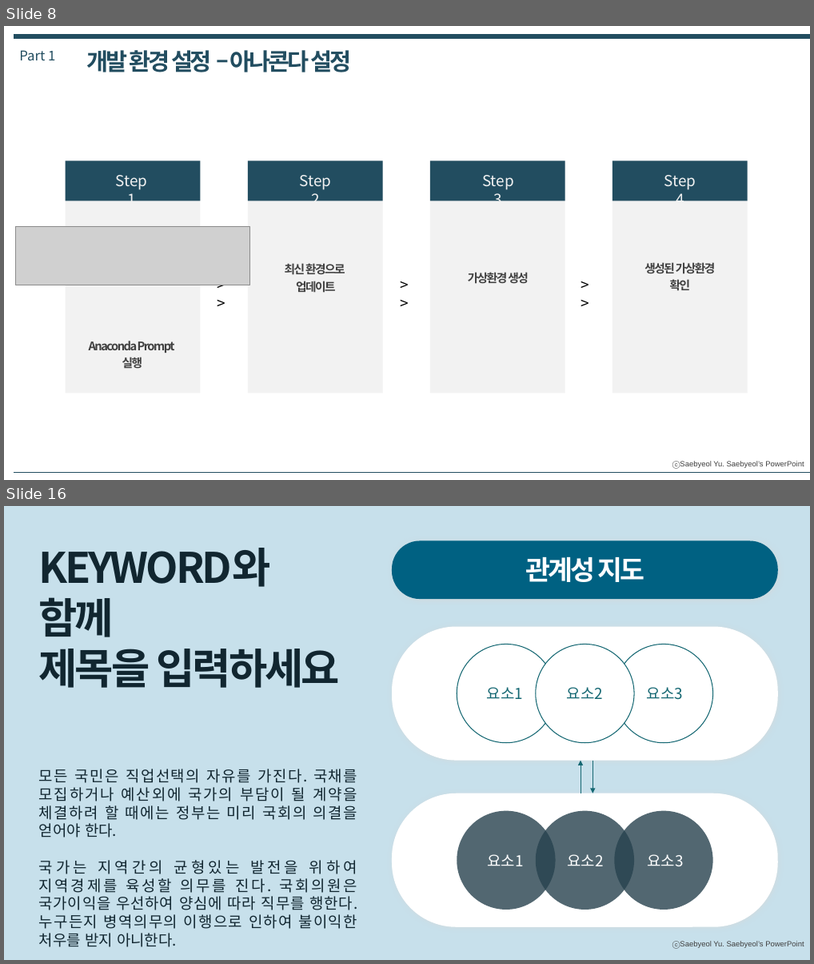
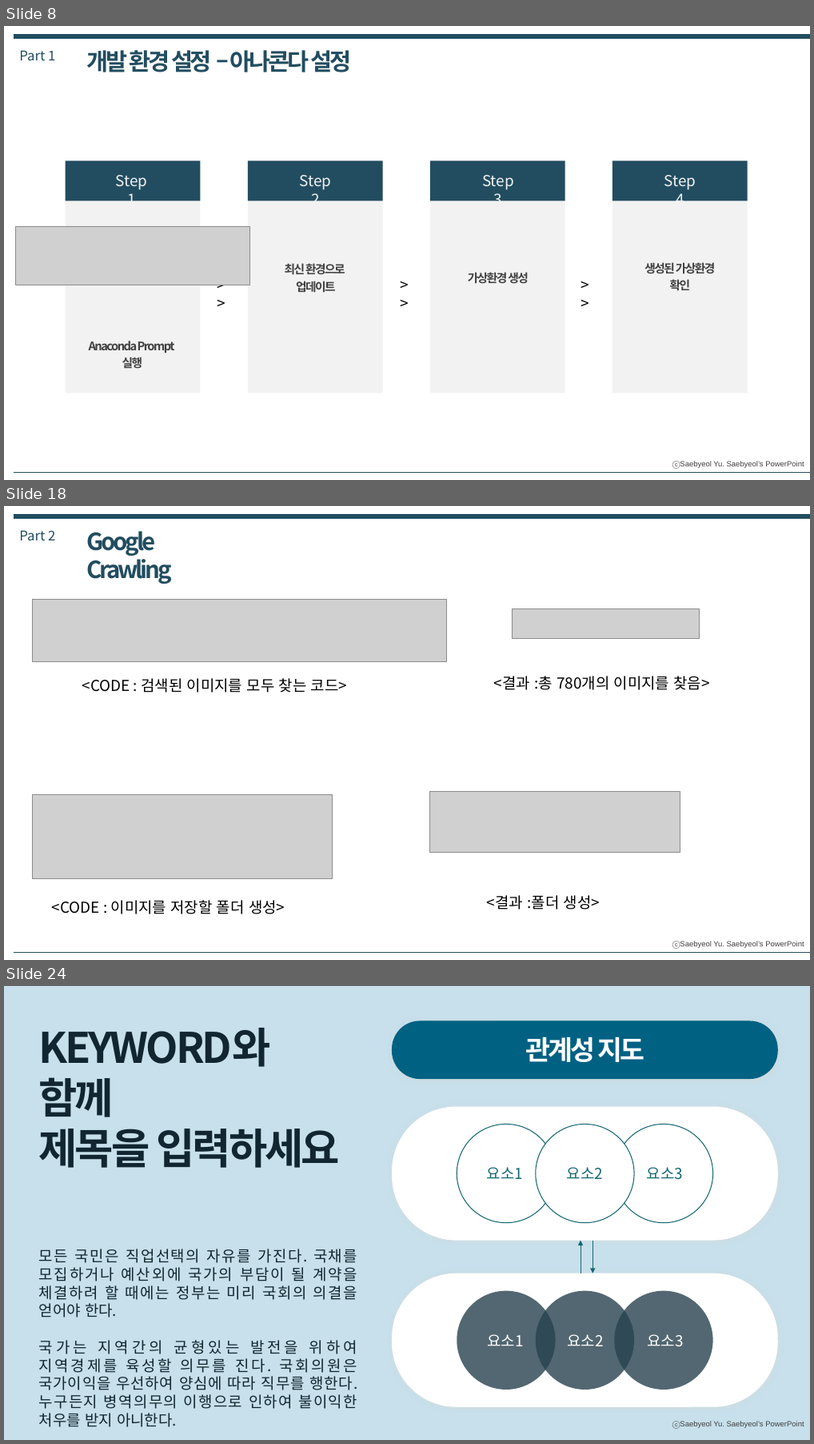
Before and after one commit to Busik-Kang/Busik-Kang.github.io, a slide deck: changwon/2022-2/datamining/발표 자료/(DataMining)20229350 강부식.pptx. Shown one above the other, each under a label of ours: slides 8 and 16 before the commit, slides 8, 18 and 24 after it; the slides between them are not shown. The pictures are 814x964 and 814x1444 pixels, drawn with LibreOffice and Linux fonts; fonts in the diff are those of the drawing; grey boxes stand for pictures. Boxes give left, top, right and bottom in pixels: in the first picture for what was removed or moved away, otherwise in the second. Text is boxed around its words. In the diff, an @@ line names an element or a change of style, - is before the commit and + after.

Commit message:
클롤링 코드 및 ppt 작성 완료

```diff
--- a/changwon/2022-2/datamining/발표 자료/(DataMining)20229350 강부식.pptx
+++ b/changwon/2022-2/datamining/발표 자료/(DataMining)20229350 강부식.pptx
@@ slide 18 added at (x1=4, y1=506, x2=810, y2=960), background #FFFFFF; not listed: 1 template element that a slide beside it also shows @@
@@ line added from (14, 517) to (810, 517), #224D60 6 pt @@
@@ text added at (x1=19, y1=530, x2=55, y2=540), 16 pt, text #224D60 @@
+Part 2
@@ text added at (x1=87, y1=531, x2=172, y2=584), 28 pt, text #224D60, bold @@
+Google Crawling
@@ picture added at (x1=33, y1=600, x2=447, y2=661) @@
@@ picture added at (x1=512, y1=609, x2=700, y2=639) @@
@@ text added at (x1=82, y1=678, x2=347, y2=692), 18 pt, text #000000 @@
+<CODE : 검색된 이미지를 모두 찾는 코드>
@@ text added at (x1=494, y1=676, x2=710, y2=690), 18 pt, text #000000 @@
+<결과 :총 780개의 이미지를 찾음>
@@ picture added at (x1=430, y1=792, x2=680, y2=852) @@
@@ picture added at (x1=33, y1=795, x2=333, y2=879) @@
@@ text added at (x1=52, y1=900, x2=285, y2=914), 18 pt, text #000000 @@
+<CODE : 이미지를 저장할 폴더 생성>
@@ text added at (x1=487, y1=895, x2=600, y2=909), 18 pt, text #000000 @@
+<결과 :폴더 생성>
@@ line added from (14, 952) to (810, 952), #224D60 0.25 pt @@
@@ what was slide 16 is now slide 24 @@
```
Also in this commit, not shown: 1 slide changed, 11 other slides added, 4 slides removed, 7 other files.
